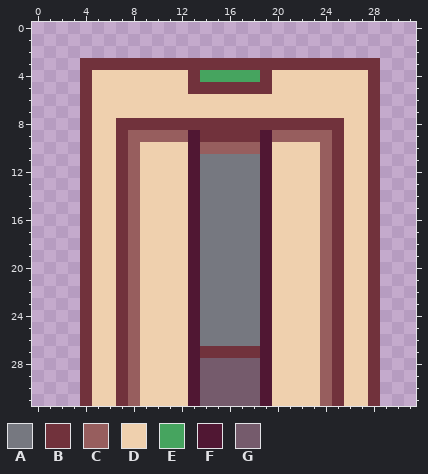
Edited in one commit: pixel-art sprite (sprites/elevator/elevator3.png). Above is the file before it was changed.
The file is 32x32 pixels.
Palette (. is transparent): A #767880  B #71323c  C #975e5e  D #efd0ae  E #46a45f  F #501733  G #755b6c
Pixels before, first column x 4:
 3 BBBBBBBBBBBBBBBBBBBBBBBBB
 4 BDDDDDDDDBEEEEEBDDDDDDDDB
 5 BDDDDDDDDBBBBBBBDDDDDDDDB
 6 BDDDDDDDDDDDDDDDDDDDDDDDB
 7 BDDDDDDDDDDDDDDDDDDDDDDDB
 8 BDDBBBBBBBBBBBBBBBBBBBDDB
 9 BDDBCCCCCFBBBBBFCCCCCBDDB
10 BDDBCDDDDFCCCCCFDDDDCBDDB
11 BDDBCDDDDFAAAAAFDDDDCBDDB
12 BDDBCDDDDFAAAAAFDDDDCBDDB
13 BDDBCDDDDFAAAAAFDDDDCBDDB
14 BDDBCDDDDFAAAAAFDDDDCBDDB
15 BDDBCDDDDFAAAAAFDDDDCBDDB
16 BDDBCDDDDFAAAAAFDDDDCBDDB
17 BDDBCDDDDFAAAAAFDDDDCBDDB
18 BDDBCDDDDFAAAAAFDDDDCBDDB
19 BDDBCDDDDFAAAAAFDDDDCBDDB
20 BDDBCDDDDFAAAAAFDDDDCBDDB
21 BDDBCDDDDFAAAAAFDDDDCBDDB
22 BDDBCDDDDFAAAAAFDDDDCBDDB
23 BDDBCDDDDFAAAAAFDDDDCBDDB
24 BDDBCDDDDFAAAAAFDDDDCBDDB
25 BDDBCDDDDFAAAAAFDDDDCBDDB
26 BDDBCDDDDFAAAAAFDDDDCBDDB
27 BDDBCDDDDFBBBBBFDDDDCBDDB
28 BDDBCDDDDFGGGGGFDDDDCBDDB
29 BDDBCDDDDFGGGGGFDDDDCBDDB
30 BDDBCDDDDFGGGGGFDDDDCBDDB
31 BDDBCDDDDFGGGGGFDDDDCBDDB
After:
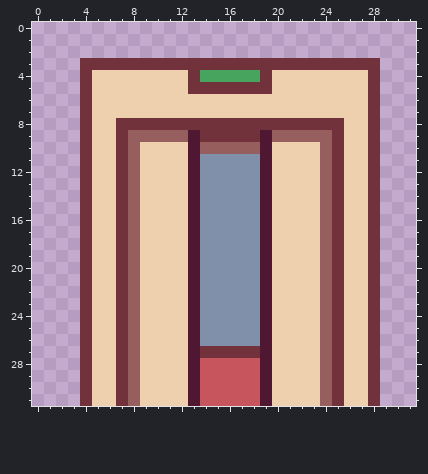
Changes in this commit:
colour A: #767880 -> #808faa
colour G: #755b6c -> #c7555e
Changed places in both pictures, as pixel boxes (x1, y1, x2, y2):
changed: (200, 154, 260, 406)
